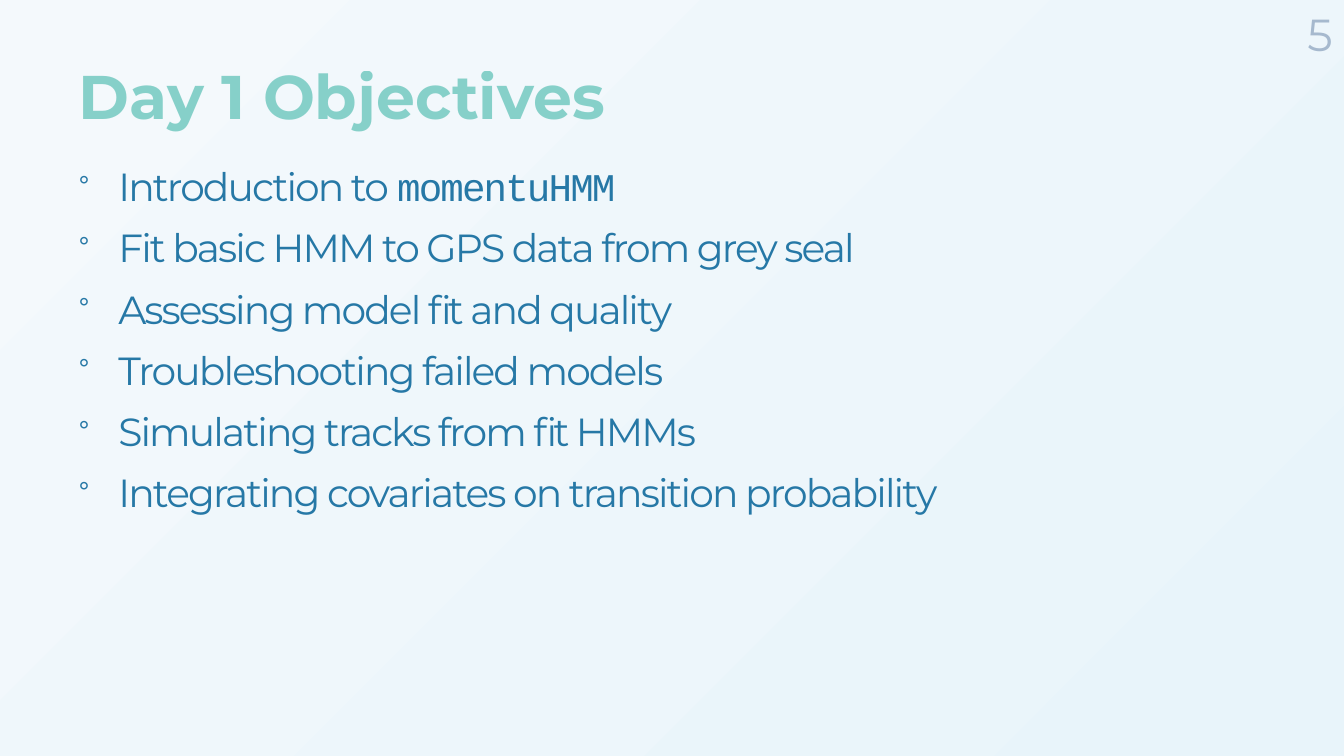
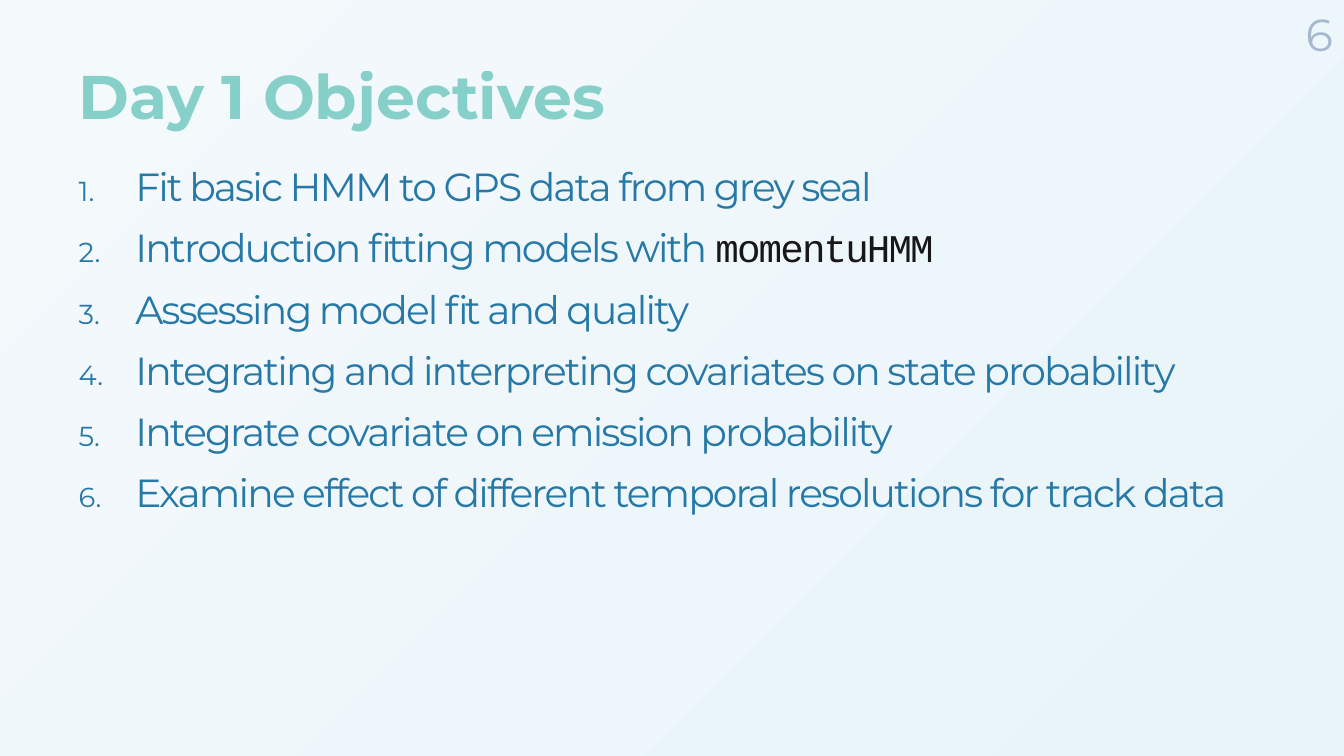
Before and after one commit to MarieAugerMethe/DFO_HMM_2022, a slide deck: slide 6 of Day1/HMM_Tutorial_Day1.pptx (slide 5 before the commit). Drawn at 1344x756 pixels with LibreOffice and Linux fonts; fonts in the diff are those of the drawing; background and template pictures are left out. Boxes give left, top, right and bottom in pixels: in the first picture for what was removed or moved away, otherwise in the second. Text is boxed around its words. In the diff, an @@ line names an element or a change of style, - is before the commit and + after.

```diff
--- a/Day1/HMM_Tutorial_Day1.pptx
+++ b/Day1/HMM_Tutorial_Day1.pptx
@@ page number at [1306,19,1333,51]: text changed @@
-5
+6
@@ text at [118,172,615,202]: paragraph removed @@
-° Introduction to momentuHMM
@@ text at [135,171,871,332]: bullet ° to 1. @@
@@ text at [135,232,933,270]: paragraph added @@
+2. Introduction fitting models with momentuHMM
@@ text at [135,356,1226,515]: text changed @@
-° Troubleshooting failed models
-° Simulating tracks from fit HMMs
-° Integrating covariates on transition probability
+4. Integrating and interpreting covariates on state probability
+5. Integrate covariate on emission probability
+6. Examine effect of different temporal resolutions for track data
```
Also in this commit, not shown: 6 other slides changed, 7 slides added, 2 slides removed, 7 other files.
